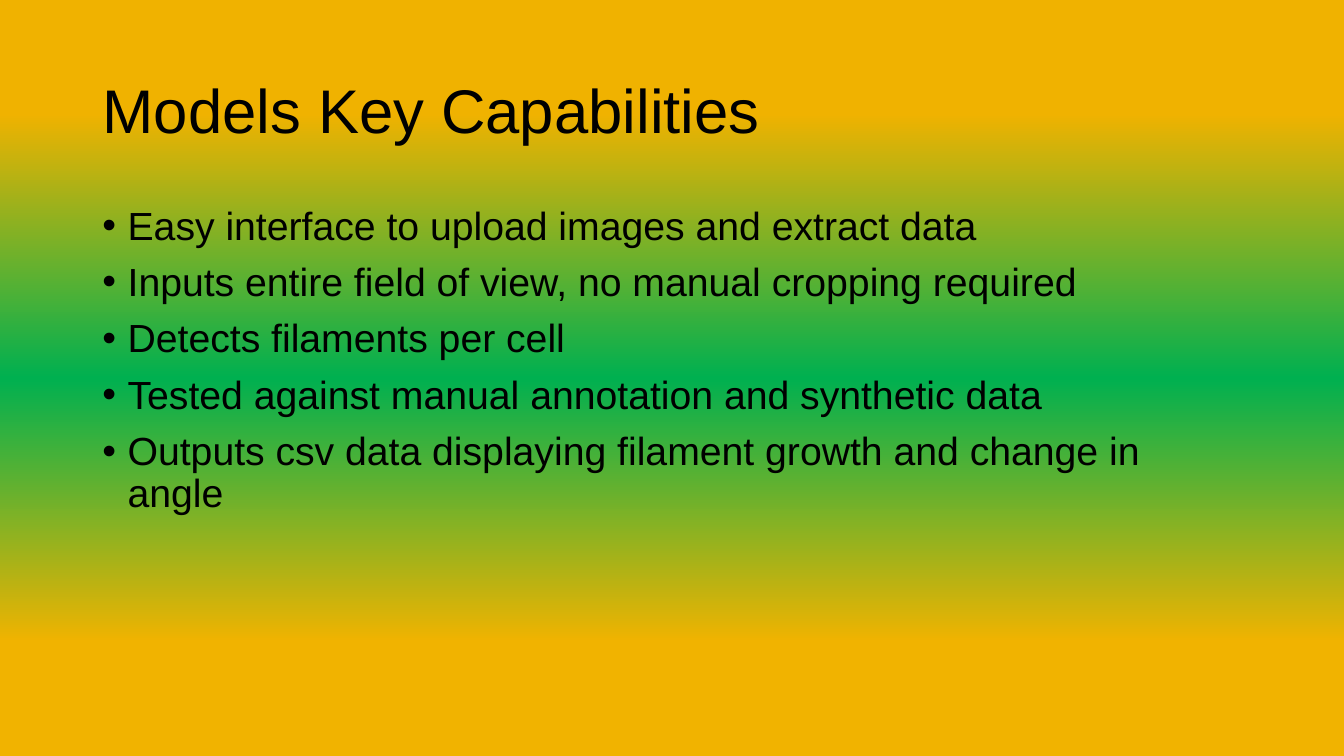
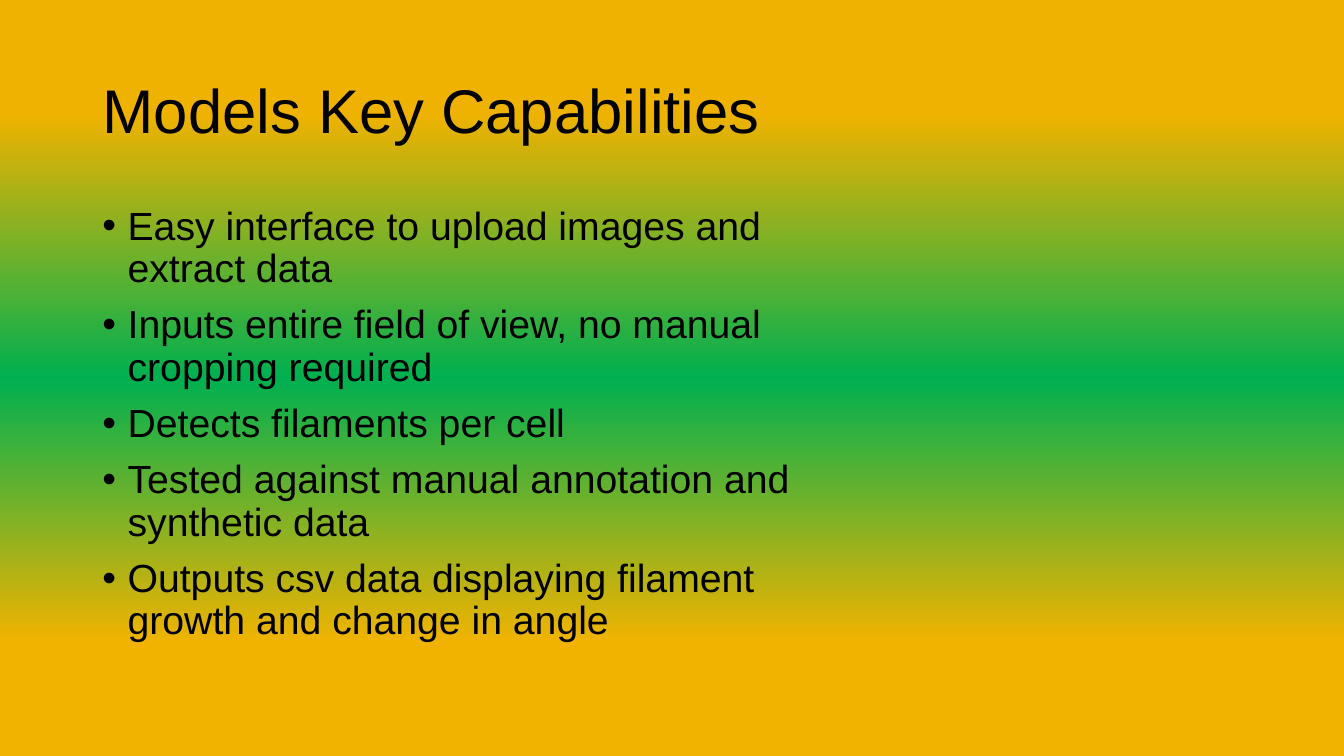
Before and after one commit to briandaniel14/biohack, a slide deck: slide 3 of Presentations/Biohack_Presentation.pptx (slide 4 before the commit). Drawn at 1344x756 pixels with LibreOffice and Linux fonts; fonts in the diff are those of the drawing. Boxes give left, top, right and bottom in pixels: in the first picture for what was removed or moved away, otherwise in the second. Text is boxed around its words. In the diff, an @@ line names an element or a change of style, - is before the commit and + after.

```diff
--- a/Presentations/Biohack_Presentation.pptx
+++ b/Presentations/Biohack_Presentation.pptx
@@ text "Easy interface to upload images ..." rewrapped from [128, 211, 1140, 515] to [128, 211, 789, 642] @@
```
Also in this commit, not shown: 2 other slides changed, 1 slide removed.
